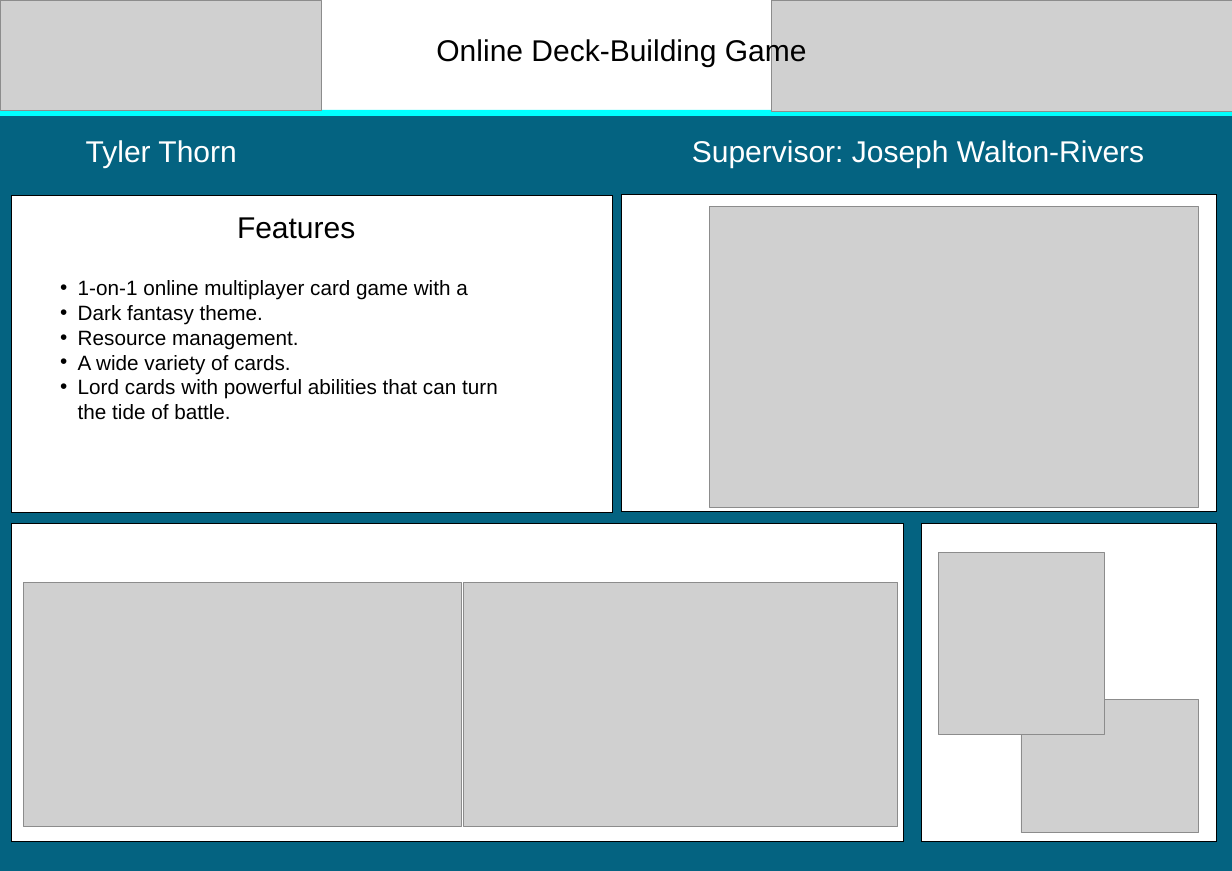
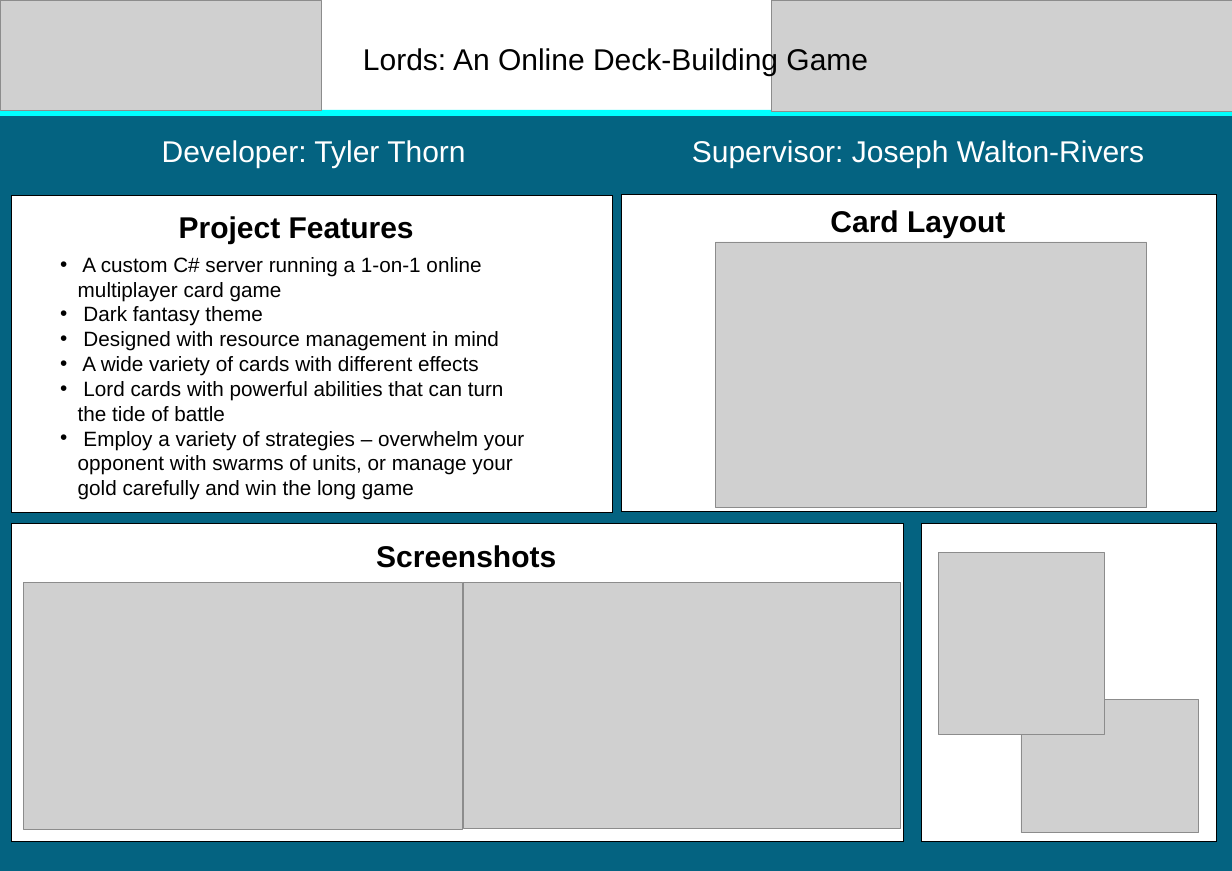
Before and after one commit to OhCrepe/CardGame, a slide deck: slide 2 of Open Day Poster.pptx (slide 1 before the commit). Drawn at 1232x871 pixels with LibreOffice and Linux fonts; fonts in the diff are those of the drawing; grey boxes stand for pictures. Boxes give left, top, right and bottom in pixels: in the first picture for what was removed or moved away, otherwise in the second. Text is boxed around its words. In the diff, an @@ line names an element or a change of style, - is before the commit and + after.

```diff
--- a/Open Day Poster.pptx
+++ b/Open Day Poster.pptx
@@ text at <box>363,46,868,75</box>: text changed @@
-Online Deck-Building Game
+Lords: An Online Deck-Building Game
@@ text at <box>162,140,465,167</box>: text changed @@
-Tyler Thorn
+Developer: Tyler Thorn
@@ text at <box>179,216,414,244</box>: text changed; bold on @@
-Features
+Project Features
@@ text added at <box>830,210,1005,238</box>, 29 pt, text #000000, bold @@
+Card Layout
@@ text at <box>78,257,524,500</box>: text changed @@
-• 1-on-1 online multiplayer card game with a
-• Dark fantasy theme.
-• Resource management.
-• A wide variety of cards.
-• Lord cards with powerful abilities that can turn the tide of battle.
+• A custom C# server running a 1-on-1 online multiplayer card game
+• Dark fantasy theme
+• Designed with resource management in mind
+• A wide variety of cards with different effects
+• Lord cards with powerful abilities that can turn the tide of battle
+• Employ a variety of strategies – overwhelm your opponent with swarms of units, or manage your gold carefully and win the long game
@@ picture: place and size @@
-picture at <box>710,207,1198,507</box>
+picture at <box>716,242,1147,507</box>
@@ text added at <box>376,545,556,568</box>, 29 pt, text #000000, bold @@
+Screenshots
```
Also in this commit, not shown: 2 slides added, 5 other files.
